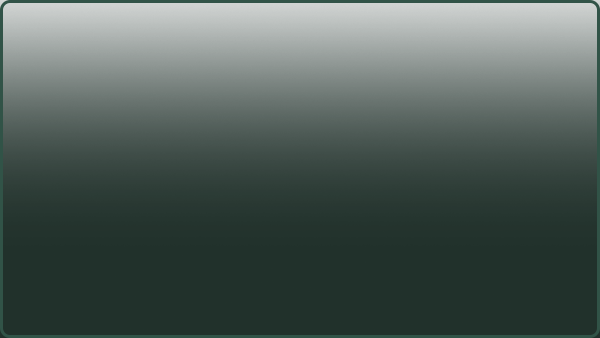
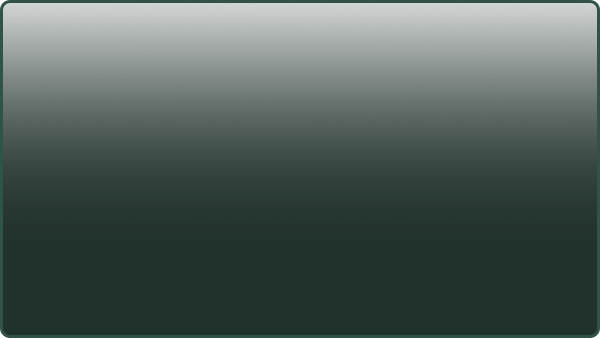
Revision of a layered 600px x 338px image; what changed, layer by layer:
painted on "Layer 1" over [0, 0, 600, 338]
